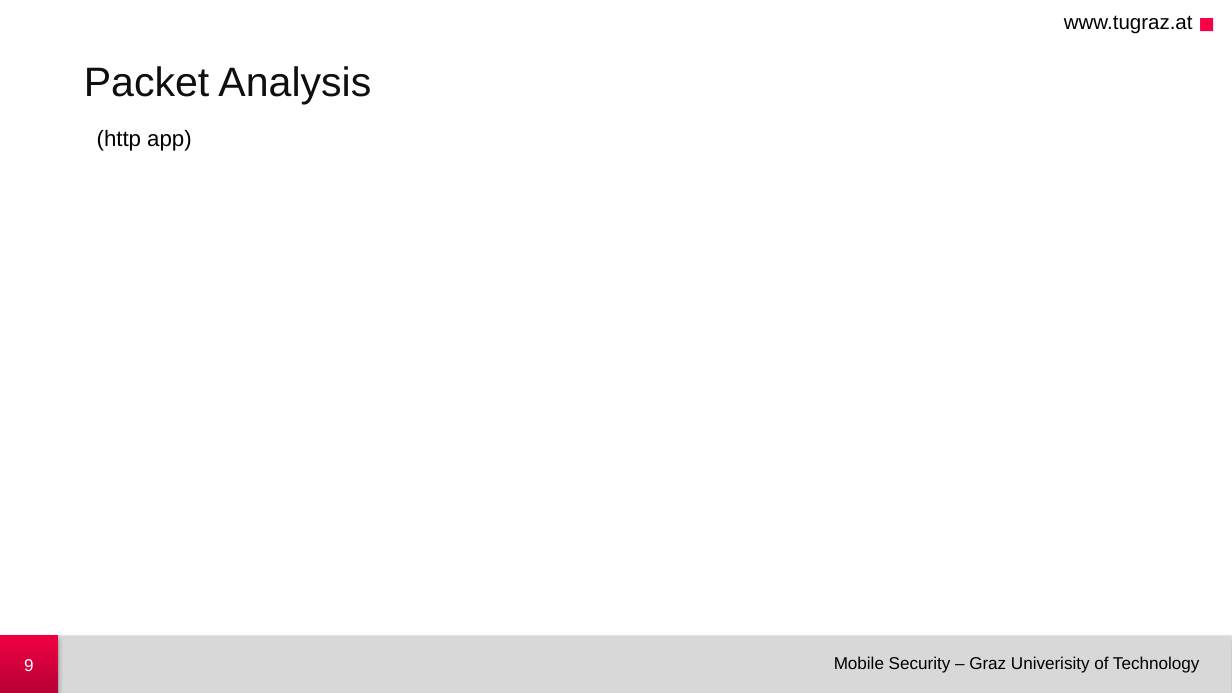
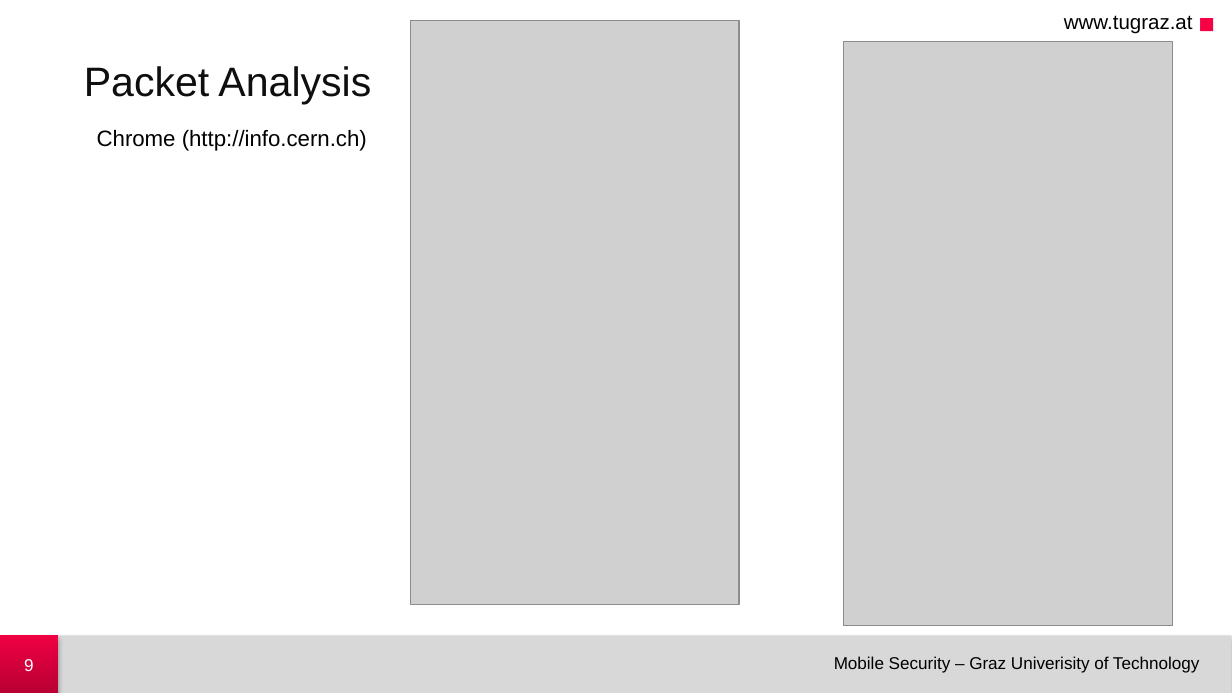
Before and after one commit to lemleb/ms_androidvpn, a slide deck: slide 9 of presentation/presentation.pptx. Drawn at 1232x693 pixels with LibreOffice and Linux fonts; fonts in the diff are those of the drawing; grey boxes stand for pictures. Boxes give left, top, right and bottom in pixels: in the first picture for what was removed or moved away, otherwise in the second. Text is boxed around its words. In the diff, an @@ line names an element or a change of style, - is before the commit and + after.

```diff
--- a/presentation/presentation.pptx
+++ b/presentation/presentation.pptx
@@ picture added at [410,21,739,605] @@
@@ picture added at [844,42,1173,626] @@
@@ text at [97,130,367,151]: text changed @@
-(http app)
+Chrome (http://info.cern.ch)
```
Also in this commit, not shown: 9 other slides changed, 6 other files.
